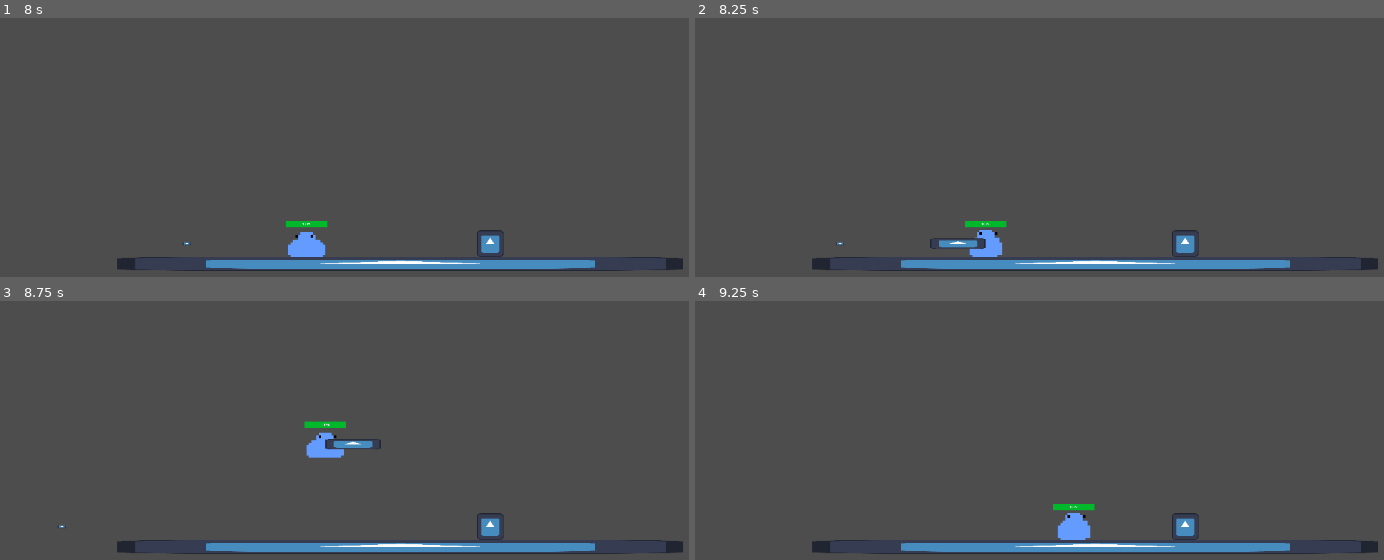
Above: before the commit, frames 1-4 (two rows, left to right).
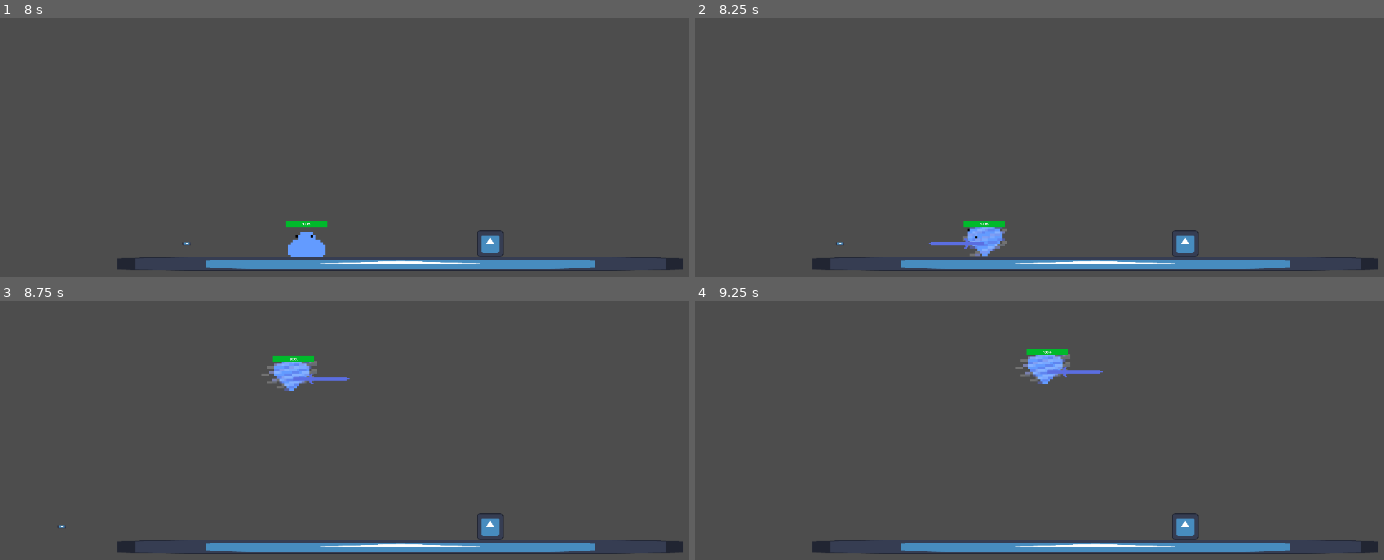
Above: after the commit, the same moments.

Repository: SnapTurtleTom/SMASH
Game: Godot game, scene res://menu.tscn
Same seed, same stepped clock (60 frames per second), same inputs: the game is played once before the commit and once after it. The engine's default icon, where the game draws it, is replaced by a stand-in: a white triangle on a blue panel in a dark square.
Inputs:
- Up to frame 1 (8 s): click "Play" at 0.5 s; tap Enter at 1.25 s; hold D (right1) 1.28-2.78 s; tap 1 (Spawn) at 1.35 s; tap W (jump1) at 1.52, 2.27, 3.77, 4.52, 5.27, 6.77, 7.52 s; tap J (left2) at 2.1 s; hold A (left1) 2.78-3.53 s; tap L (right2) at 2.85 s; hold D (right1) 3.53-5.03 s; tap S (speciala1) at 3.6 s; tap K (speciala2) at 4.35 s; hold A (left1) 5.03-5.78 s; tap X (specialb1) at 5.1 s; hold D (right1) 5.78-6.53 s; tap M (specialb2) at 5.85 s; hold A (left1) from 6.53 s (still down); tap Q (specialc1) at 6.6 s; tap O (specialc2) at 7.35 s
- Up to frame 2 (8.25 s): release A (left1) at 8.03 s; hold D (right1) from 8.03 s (still down); tap C (speciald1) at 8.1 s
- Up to frame 3 (8.75 s): keep holding D (right1); tap W (jump1) at 8.27 s
- Up to frame 4 (9.25 s): keep holding D (right1); tap N (speciald2) at 8.85 s

Frame 1 is identical in both runs. In frame 2, 0.7% of the frame differs, in the area x 33-46%, y 78-93%; in frame 3, 1.5%, in the area x 38-56%, y 21-61%; in frame 4, 1.4%.

Commit message:
fixed animations, added spinsword changes, blue blob rolling

Diff:
--- a/scenes/base.tscn
+++ /dev/null
@@ -1,155 +0,0 @@
-[gd_scene load_steps=27 format=3 uid="uid://dpkxqmw0od5pg"]
-
-[ext_resource type="Script" uid="uid://gnyj3odyxp1v" path="res://scripts/swordsman.gd" id="1_t45w4"]
-[ext_resource type="Texture2D" uid="uid://di45g56m7k84j" path="res://icon.svg" id="2_h5ip5"]
-[ext_resource type="Texture2D" uid="uid://nd7wvk668bso" path="res://sprites/idle_blue_sprites/idle_blue_blob1.png" id="2_vqfsp"]
-[ext_resource type="Script" uid="uid://ijs624qsbsdu" path="res://scripts/swordsman_attackset.gd" id="3_40w10"]
-[ext_resource type="Texture2D" uid="uid://b2hvrtopl47sc" path="res://sprites/idle_blue_sprites/idle_blue_blob2.png" id="3_i6jx3"]
-[ext_resource type="Texture2D" uid="uid://cwhoaq1hftccd" path="res://sprites/idle_blue_sprites/idle_blue_blob3.png" id="4_jn13j"]
-[ext_resource type="Texture2D" uid="uid://dr2ycb87ae1hd" path="res://sprites/idle_blue_sprites/idle_blue_blob4.png" id="5_6irmp"]
-[ext_resource type="Texture2D" uid="uid://cnh6j0s6gw5s" path="res://sprites/idle_blue_sprites/idle_blue_blob5.png" id="6_dmaw2"]
-[ext_resource type="Texture2D" uid="uid://bwomnbmki7ayf" path="res://sprites/blue_blob_attack/sword_attack/blue_blob_slash2.png" id="8_1xxg6"]
-[ext_resource type="Texture2D" uid="uid://b3mji6mo21x3m" path="res://sprites/blue_blob_attack/big_sword_attack/blue_blob_big_slash1.png" id="8_ycryd"]
-[ext_resource type="Texture2D" uid="uid://ccqmr53ptvrm3" path="res://sprites/blue_blob_attack/sword_attack/blue_blob_slash3.png" id="9_517kj"]
-[ext_resource type="Texture2D" uid="uid://dwcmn71hgtc4m" path="res://sprites/blue_blob_attack/big_sword_attack/blue_blob_big_slash2.png" id="9_ystrd"]
-[ext_resource type="Texture2D" uid="uid://cgsrrtnqlswk5" path="res://sprites/blue_blob_attack/big_sword_attack/blue_blob_big_slash3.png" id="10_isyof"]
-[ext_resource type="Texture2D" uid="uid://bs3und1r0jepv" path="res://sprites/blue_blob_attack/sword_attack/blue_blob_slash4.png" id="10_ot4hf"]
-[ext_resource type="Texture2D" uid="uid://dh52wk1anry6b" path="res://sprites/blue_blob_attack/big_sword_attack/blue_blob_big_slash4.png" id="11_uo6h6"]
-[ext_resource type="Texture2D" uid="uid://drtr04s08tk2n" path="res://sprites/blue_blob_attack/sword_attack/blue_blob_slash5.png" id="11_vciil"]
-[ext_resource type="Texture2D" uid="uid://cx7jr4x7y7j2u" path="res://sprites/blue_blob_attack/sword_attack/blue_blob_slash6.png" id="12_ycryd"]
-
-[sub_resource type="CircleShape2D" id="CircleShape2D_0e48y"]
-radius = 64.1249
-
-[sub_resource type="SpriteFrames" id="SpriteFrames_1xxg6"]
-animations = [{
-"frames": [{
-"duration": 1.0,
-"texture": ExtResource("2_vqfsp")
-}, {
-"duration": 1.0,
-"texture": ExtResource("3_i6jx3")
-}, {
-"duration": 1.0,
-"texture": ExtResource("4_jn13j")
-}, {
-"duration": 1.0,
-"texture": ExtResource("5_6irmp")
-}, {
-"duration": 1.0,
-"texture": ExtResource("6_dmaw2")
-}],
-"loop": true,
-"name": &"default",
-"speed": 5.0
-}]
-
-[sub_resource type="CircleShape2D" id="CircleShape2D_8rhti"]
-radius = 350.036
-
-[sub_resource type="SpriteFrames" id="SpriteFrames_b085t"]
-animations = [{
-"frames": [{
-"duration": 1.0,
-"texture": ExtResource("8_ycryd")
-}, {
-"duration": 1.0,
-"texture": ExtResource("9_ystrd")
-}, {
-"duration": 1.0,
-"texture": ExtResource("10_isyof")
-}, {
-"duration": 1.0,
-"texture": ExtResource("11_uo6h6")
-}],
-"loop": true,
-"name": &"default",
-"speed": 24.0
-}]
-
-[sub_resource type="RectangleShape2D" id="RectangleShape2D_e4ynd"]
-size = Vector2(193.196, 476)
-
-[sub_resource type="SpriteFrames" id="SpriteFrames_ystrd"]
-animations = [{
-"frames": [{
-"duration": 1.0,
-"texture": ExtResource("8_1xxg6")
-}, {
-"duration": 1.0,
-"texture": ExtResource("9_517kj")
-}, {
-"duration": 1.0,
-"texture": ExtResource("10_ot4hf")
-}, {
-"duration": 1.0,
-"texture": ExtResource("11_vciil")
-}, {
-"duration": 1.0,
-"texture": ExtResource("12_ycryd")
-}],
-"loop": true,
-"name": &"default",
-"speed": 15.0
-}]
-
-[sub_resource type="RectangleShape2D" id="RectangleShape2D_1xxg6"]
-size = Vector2(268, 50)
-
-[sub_resource type="StyleBoxFlat" id="StyleBoxFlat_1xxg6"]
-bg_color = Color(1.58831e-06, 0.726311, 0.168332, 1)
-
-[sub_resource type="Theme" id="Theme_517kj"]
-ProgressBar/styles/fill = SubResource("StyleBoxFlat_1xxg6")
-
-[node name="swordsman" type="CharacterBody2D"]
-collision_mask = 3
-script = ExtResource("1_t45w4")
-
-[node name="swordsman_hurtbox" type="CollisionShape2D" parent="."]
-shape = SubResource("CircleShape2D_0e48y")
-
-[node name="swordsman_animated_sprite" type="AnimatedSprite2D" parent="swordsman_hurtbox"]
-scale = Vector2(12, 12)
-sprite_frames = SubResource("SpriteFrames_1xxg6")
-autoplay = "default"
-
-[node name="swordsman_attackset" type="Area2D" parent="."]
-collision_layer = 2
-script = ExtResource("3_40w10")
-
-[node name="bigsword" type="CollisionShape2D" parent="swordsman_attackset"]
-shape = SubResource("CircleShape2D_8rhti")
-
-[node name="bigsword_animated_sprite" type="AnimatedSprite2D" parent="swordsman_attackset/bigsword"]
-position = Vector2(7.7486e-06, -34.0001)
-scale = Vector2(10.9855, 12.2535)
-sprite_frames = SubResource("SpriteFrames_b085t")
-autoplay = "default"
-
-[node name="sword" type="CollisionShape2D" parent="swordsman_attackset"]
-position = Vector2(161.5, -43.5)
-scale = Vector2(1.67188, 0.25)
-shape = SubResource("RectangleShape2D_e4ynd")
-
-[node name="sword_animated_sprite" type="AnimatedSprite2D" parent="swordsman_attackset/sword"]
-position = Vector2(8.58307e-05, 0)
-scale = Vector2(3.78815, 28)
-sprite_frames = SubResource("SpriteFrames_ystrd")
-autoplay = "default"
-
-[node name="spinsword" type="CollisionShape2D" parent="swordsman_attackset"]
-position = Vector2(134, 0)
-shape = SubResource("RectangleShape2D_1xxg6")
-
-[node name="Sprite2D" type="Sprite2D" parent="swordsman_attackset/spinsword"]
-position = Vector2(-1.14441e-05, -4.76837e-07)
-scale = Vector2(2.09375, 0.390625)
-texture = ExtResource("2_h5ip5")
-
-[node name="HealthBar" type="ProgressBar" parent="."]
-offset_left = -100.0
-offset_top = -109.0
-offset_right = 100.0
-offset_bottom = -80.0
-theme = SubResource("Theme_517kj")
--- a/scenes/gunner.tscn
+++ b/scenes/gunner.tscn
@@ -6,7 +6,7 @@
 [sub_resource type="CircleShape2D" id="CircleShape2D_e8ncc"]
 radius = 64.0
 
-[node name="Gunner" type="CharacterBody2D"]
+[node name="gunner" type="CharacterBody2D"]
 script = ExtResource("1_dq2hc")
 
 [node name="Sprite2D" type="Sprite2D" parent="."]
--- /dev/null
+++ b/scenes/swordsman.tscn
@@ -0,0 +1,239 @@
+[gd_scene load_steps=42 format=3 uid="uid://dpkxqmw0od5pg"]
+
+[ext_resource type="Script" uid="uid://gnyj3odyxp1v" path="res://scripts/swordsman.gd" id="1_6i2fm"]
+[ext_resource type="Texture2D" uid="uid://nd7wvk668bso" path="res://sprites/idle_blue_sprites/idle_blue_blob1.png" id="2_ncrap"]
+[ext_resource type="Texture2D" uid="uid://b2hvrtopl47sc" path="res://sprites/idle_blue_sprites/idle_blue_blob2.png" id="3_11fqc"]
+[ext_resource type="Texture2D" uid="uid://cwhoaq1hftccd" path="res://sprites/idle_blue_sprites/idle_blue_blob3.png" id="4_tbyuo"]
+[ext_resource type="Texture2D" uid="uid://dr2ycb87ae1hd" path="res://sprites/idle_blue_sprites/idle_blue_blob4.png" id="5_qxl16"]
+[ext_resource type="Texture2D" uid="uid://cnh6j0s6gw5s" path="res://sprites/idle_blue_sprites/idle_blue_blob5.png" id="6_vj5qx"]
+[ext_resource type="Script" uid="uid://ijs624qsbsdu" path="res://scripts/swordsman_attackset.gd" id="7_32w2b"]
+[ext_resource type="Texture2D" uid="uid://dopppwadgytmg" path="res://sprites/spinning_blue_sprites/spinning_blue_blob1.png" id="7_qxl16"]
+[ext_resource type="Texture2D" uid="uid://b3mji6mo21x3m" path="res://sprites/blue_blob_attack/big_sword_attack/blue_blob_big_slash1.png" id="8_nnse2"]
+[ext_resource type="Texture2D" uid="uid://cm03g02ea4kxd" path="res://sprites/spinning_blue_sprites/spinning_blue_blob2.png" id="8_vj5qx"]
+[ext_resource type="Texture2D" uid="uid://dwcmn71hgtc4m" path="res://sprites/blue_blob_attack/big_sword_attack/blue_blob_big_slash2.png" id="9_4y5hj"]
+[ext_resource type="Texture2D" uid="uid://bitlqj5ic7f6v" path="res://sprites/spinning_blue_sprites/spinning_blue_blob3.png" id="9_32w2b"]
+[ext_resource type="Texture2D" uid="uid://cgsrrtnqlswk5" path="res://sprites/blue_blob_attack/big_sword_attack/blue_blob_big_slash3.png" id="10_ai3mq"]
+[ext_resource type="Texture2D" uid="uid://dnbq5yh6kr0nw" path="res://sprites/spinning_blue_sprites/spinning_blue_blob4.png" id="10_nnse2"]
+[ext_resource type="Texture2D" uid="uid://dh52wk1anry6b" path="res://sprites/blue_blob_attack/big_sword_attack/blue_blob_big_slash4.png" id="11_arqf2"]
+[ext_resource type="Texture2D" uid="uid://pfcbeqaux6w7" path="res://sprites/rolling_blue_blob_sprites/blue_blob_rolling1.png" id="11_r8ub6"]
+[ext_resource type="Texture2D" uid="uid://c321ha6yodt5g" path="res://sprites/rolling_blue_blob_sprites/blue_blob_rolling2.png" id="12_5n52e"]
+[ext_resource type="Texture2D" uid="uid://bwomnbmki7ayf" path="res://sprites/blue_blob_attack/sword_attack/blue_blob_slash2.png" id="12_p42uh"]
+[ext_resource type="Texture2D" uid="uid://c2hlljghcy3r2" path="res://sprites/rolling_blue_blob_sprites/blue_blob_rolling3.png" id="13_o7hj1"]
+[ext_resource type="Texture2D" uid="uid://ccqmr53ptvrm3" path="res://sprites/blue_blob_attack/sword_attack/blue_blob_slash3.png" id="13_r8ub6"]
+[ext_resource type="Texture2D" uid="uid://bs3und1r0jepv" path="res://sprites/blue_blob_attack/sword_attack/blue_blob_slash4.png" id="14_5n52e"]
+[ext_resource type="Texture2D" uid="uid://c3ovrlgv5od45" path="res://sprites/rolling_blue_blob_sprites/blue_blob_rolling4.png" id="14_cbeiu"]
+[ext_resource type="Texture2D" uid="uid://drtr04s08tk2n" path="res://sprites/blue_blob_attack/sword_attack/blue_blob_slash5.png" id="15_o7hj1"]
+[ext_resource type="Texture2D" uid="uid://o6faq34kpdir" path="res://sprites/rolling_blue_blob_sprites/blue_blob_rolling5.png" id="15_pq5me"]
+[ext_resource type="Texture2D" uid="uid://dfvpai7b81ju7" path="res://sprites/rolling_blue_blob_sprites/blue_blob_rolling6.png" id="16_bsxtd"]
+[ext_resource type="Texture2D" uid="uid://cx7jr4x7y7j2u" path="res://sprites/blue_blob_attack/sword_attack/blue_blob_slash6.png" id="16_cbeiu"]
+[ext_resource type="Texture2D" uid="uid://bacu015jdp8bi" path="res://sprites/blue_blob_attack/spinsword_attack/blue_sword_sprite.png" id="17_pq5me"]
+[ext_resource type="Texture2D" uid="uid://dxfy1qvxc3pcc" path="res://sprites/rolling_blue_blob_sprites/blue_blob_rolling7.png" id="17_y0gk3"]
+[ext_resource type="Texture2D" uid="uid://cmvlykpk4nwob" path="res://sprites/rolling_blue_blob_sprites/blue_blob_rolling8.png" id="18_on3w6"]
+[ext_resource type="Texture2D" path="res://sprites/player_types1.png" id="19_5n52e"]
+
+[sub_resource type="CircleShape2D" id="CircleShape2D_0e48y"]
+radius = 64.1249
+
+[sub_resource type="SpriteFrames" id="SpriteFrames_1xxg6"]
+animations = [{
+"frames": [{
+"duration": 1.0,
+"texture": ExtResource("2_ncrap")
+}, {
+"duration": 1.0,
+"texture": ExtResource("3_11fqc")
+}, {
+"duration": 1.0,
+"texture": ExtResource("4_tbyuo")
+}, {
+"duration": 1.0,
+"texture": ExtResource("5_qxl16")
+}, {
+"duration": 1.0,
+"texture": ExtResource("6_vj5qx")
+}],
+"loop": true,
+"name": &"default",
+"speed": 5.0
+}]
+
+[sub_resource type="SpriteFrames" id="SpriteFrames_4y5hj"]
+animations = [{
+"frames": [{
+"duration": 1.0,
+"texture": ExtResource("7_qxl16")
+}, {
+"duration": 1.0,
+"texture": ExtResource("8_vj5qx")
+}, {
+"duration": 1.0,
+"texture": ExtResource("9_32w2b")
+}, {
+"duration": 1.0,
+"texture": ExtResource("10_nnse2")
+}],
+"loop": true,
+"name": &"default",
+"speed": 15.0
+}]
+
+[sub_resource type="SpriteFrames" id="SpriteFrames_i4tte"]
+animations = [{
+"frames": [{
+"duration": 1.0,
+"texture": ExtResource("11_r8ub6")
+}, {
+"duration": 1.0,
+"texture": ExtResource("12_5n52e")
+}, {
+"duration": 1.0,
+"texture": ExtResource("13_o7hj1")
+}, {
+"duration": 1.0,
+"texture": ExtResource("14_cbeiu")
+}, {
+"duration": 1.0,
+"texture": ExtResource("15_pq5me")
+}, {
+"duration": 1.0,
+"texture": ExtResource("16_bsxtd")
+}, {
+"duration": 1.0,
+"texture": ExtResource("17_y0gk3")
+}, {
+"duration": 1.0,
+"texture": ExtResource("18_on3w6")
+}],
+"loop": true,
+"name": &"default",
+"speed": 30.0
+}]
+
+[sub_resource type="CircleShape2D" id="CircleShape2D_8rhti"]
+radius = 350.036
+
+[sub_resource type="SpriteFrames" id="SpriteFrames_b085t"]
+animations = [{
+"frames": [{
+"duration": 1.0,
+"texture": ExtResource("8_nnse2")
+}, {
+"duration": 1.0,
+"texture": ExtResource("9_4y5hj")
+}, {
+"duration": 1.0,
+"texture": ExtResource("10_ai3mq")
+}, {
+"duration": 1.0,
+"texture": ExtResource("11_arqf2")
+}],
+"loop": true,
+"name": &"default",
+"speed": 24.0
+}]
+
+[sub_resource type="RectangleShape2D" id="RectangleShape2D_e4ynd"]
+size = Vector2(193.196, 476)
+
+[sub_resource type="SpriteFrames" id="SpriteFrames_ystrd"]
+animations = [{
+"frames": [{
+"duration": 1.0,
+"texture": ExtResource("12_p42uh")
+}, {
+"duration": 1.0,
+"texture": ExtResource("13_r8ub6")
+}, {
+"duration": 1.0,
+"texture": ExtResource("14_5n52e")
+}, {
+"duration": 1.0,
+"texture": ExtResource("15_o7hj1")
+}, {
+"duration": 1.0,
+"texture": ExtResource("16_cbeiu")
+}],
+"loop": true,
+"name": &"default",
+"speed": 15.0
+}]
+
+[sub_resource type="RectangleShape2D" id="RectangleShape2D_1xxg6"]
+size = Vector2(268, 50)
+
+[sub_resource type="StyleBoxFlat" id="StyleBoxFlat_1xxg6"]
+bg_color = Color(1.58831e-06, 0.726311, 0.168332, 1)
+
+[sub_resource type="Theme" id="Theme_517kj"]
+ProgressBar/styles/fill = SubResource("StyleBoxFlat_1xxg6")
+
+[node name="swordsman" type="CharacterBody2D"]
+collision_mask = 3
+script = ExtResource("1_6i2fm")
+
+[node name="swordsman_hitbox" type="CollisionShape2D" parent="."]
+shape = SubResource("CircleShape2D_0e48y")
+
+[node name="swordsman_idle" type="AnimatedSprite2D" parent="swordsman_hitbox"]
+scale = Vector2(12, 12)
+sprite_frames = SubResource("SpriteFrames_1xxg6")
+autoplay = "default"
+
+[node name="swordsman_spinning" type="AnimatedSprite2D" parent="swordsman_hitbox"]
+visible = false
+position = Vector2(-9, -12)
+scale = Vector2(12, 12)
+sprite_frames = SubResource("SpriteFrames_4y5hj")
+autoplay = "default"
+
+[node name="swordsman_rolling" type="AnimatedSprite2D" parent="swordsman_hitbox"]
+visible = false
+scale = Vector2(12, 12)
+sprite_frames = SubResource("SpriteFrames_i4tte")
+autoplay = "default"
+
+[node name="player1icon" type="Sprite2D" parent="swordsman_hitbox"]
+position = Vector2(0, -99)
+texture = ExtResource("19_5n52e")
+
+[node name="player2icon" type="Sprite2D" parent="swordsman_hitbox"]
+
+[node name="swordsman_attackset" type="Area2D" parent="."]
+collision_layer = 2
+script = ExtResource("7_32w2b")
+
+[node name="bigsword" type="CollisionShape2D" parent="swordsman_attackset"]
+shape = SubResource("CircleShape2D_8rhti")
+
+[node name="bigsword_animated_sprite" type="AnimatedSprite2D" parent="swordsman_attackset/bigsword"]
+position = Vector2(6.10352e-05, -1.43051e-06)
+scale = Vector2(10.9855, 12.2535)
+sprite_frames = SubResource("SpriteFrames_b085t")
+autoplay = "default"
+
+[node name="sword" type="CollisionShape2D" parent="swordsman_attackset"]
+position = Vector2(161.5, -43.5)
+scale = Vector2(1.67188, 0.25)
+shape = SubResource("RectangleShape2D_e4ynd")
+
+[node name="sword_animated_sprite" type="AnimatedSprite2D" parent="swordsman_attackset/sword"]
+position = Vector2(8.58307e-05, 0)
+scale = Vector2(3.78815, 28)
+sprite_frames = SubResource("SpriteFrames_ystrd")
+autoplay = "default"
+
+[node name="spinsword" type="CollisionShape2D" parent="swordsman_attackset"]
+position = Vector2(134, 0)
+shape = SubResource("RectangleShape2D_1xxg6")
+
+[node name="Sprite2D" type="Sprite2D" parent="swordsman_attackset/spinsword"]
+position = Vector2(0, -4.76837e-07)
+scale = Vector2(6.38095, 5.55556)
+texture = ExtResource("17_pq5me")
+
+[node name="HealthBar" type="ProgressBar" parent="."]
+offset_left = -100.0
+offset_top = -109.0
+offset_right = 100.0
+offset_bottom = -80.0
+theme = SubResource("Theme_517kj")
--- a/scripts/grapplingHook.gd
+++ b/scripts/grapplingHook.gd
@@ -1,6 +1,6 @@
 extends Area2D
 
-var player = preload("res://scenes/base.tscn")
+var player = preload("res://scenes/swordsman.tscn")
 @export var speed = 800.0
 @export var projectile_damage = 5
 var direction := Vector2.RIGHT
--- a/scripts/start.gd
+++ b/scripts/start.gd
@@ -1,5 +1,5 @@
 extends Node2D
-var base = preload("res://scenes/base.tscn")
+var base = preload("res://scenes/swordsman.tscn")
 var gunner = preload("res://scenes/gunner.tscn")
 var key_pressed : String
 var starting_player_type = 0
@@ -18,21 +18,22 @@
 		if key_pressed == "1":
 			starting_player_type += 1
 			var new = base.instantiate()
-			new.position = Vector2(-1000, -500)
 			if starting_player_type == 1:
 				new.player_type = 1
 				print(new.player_type)
+				new.position = Vector2(-1000, -500)
 			elif starting_player_type == 2:
 				new.player_type = 2
 				print(new.player_type)
+				new.position = Vector2(1000, -500)
 			add_child(new)
-			Global.player1 = get_node("/root/Node2D/Player")
+			Global.player1 = get_node("/root/Node2D/swordsman")
 
 		elif key_pressed == "2":
 			var new = gunner.instantiate()
 			new.position = Vector2(-1000, -500)
 			add_child(new)
-			Global.player2 = get_node("/root/Node2D/Gunner")
+			Global.player2 = get_node("/root/Node2D/gunner")
 
 		while Input.is_action_just_pressed("Spawn"):
 			await get_tree().process_frame
--- a/scripts/swordsman.gd
+++ b/scripts/swordsman.gd
@@ -56,9 +56,9 @@
 	$HealthBar.value = health
 
 	if facing_direction.x == -1:
-		$swordsman_hurtbox/swordsman_animated_sprite.flip_h = true
+		$swordsman_hitbox/swordsman_idle.flip_h = true
 	elif facing_direction.x == 1:
-		$swordsman_hurtbox/swordsman_animated_sprite.flip_h = false
+		$swordsman_hitbox/swordsman_idle.flip_h = false
 
 
 	if Input.is_action_just_pressed(speciala) and $swordsman_attackset.sword_on == false and attack_cooldown_on == false:
--- a/scripts/swordsman_attackset.gd
+++ b/scripts/swordsman_attackset.gd
@@ -22,7 +22,7 @@
 
 func sword_attack():
 	current_damage = sword_damage
-	current_knockback = sword_damage
+	current_knockback = 12.5
 	dir = owner_node.facing_direction
 	scale.x = owner_node.facing_direction.x
 	$sword.visible = true
@@ -35,12 +35,16 @@
 
 func big_sword_attack():
 	current_damage = big_sword_damage
-	current_knockback = 15
+	current_knockback = 17.5
 	dir = owner_node.facing_direction
+	get_parent().get_node("swordsman_hitbox/swordsman_idle").visible = false
+	get_parent().get_node("swordsman_hitbox/swordsman_rolling").visible = true
 	$bigsword.visible = true
 	$bigsword.disabled = false
 	sword_on = true
 	await get_tree().create_timer(0.5).timeout
+	get_parent().get_node("swordsman_hitbox/swordsman_idle").visible = true
+	get_parent().get_node("swordsman_hitbox/swordsman_rolling").visible = false
 	sword_on = false
 	$bigsword.visible = false
 	$bigsword.disabled = true
@@ -48,15 +52,27 @@
 func spin_sword_attack():
 	current_damage = spin_sword_damage
 	current_knockback = 20
+	dir = Vector2(scale.x / 2, -1)
+	owner_node.speed = 1500.0
+	owner_node.acceleration = 1000.0
+	owner_node.gravity = 3000
+	get_parent().get_node("swordsman_hitbox/swordsman_idle").visible = false
+	get_parent().get_node("swordsman_hitbox/swordsman_spinning").visible = true
 	sword_on = true
-	dir = Vector2(scale.x / 3, -1)
 	$spinsword.visible = true
 	$spinsword.disabled = false
-	for i in 5:
+	for i in 10:
 		await get_tree().create_timer(0.05).timeout
 		scale.x = 1
+		dir = Vector2(scale.x / 3, -1)
 		await get_tree().create_timer(0.05).timeout
 		scale.x = -1
+		dir = Vector2(scale.x / 3, -1)
+	owner_node.speed = 500.0
+	owner_node.acceleration = 2000.0
+	owner_node.gravity = 6000.0
+	get_parent().get_node("swordsman_hitbox/swordsman_idle").visible = true
+	get_parent().get_node("swordsman_hitbox/swordsman_spinning").visible = false
 	sword_on = false
 	$spinsword.visible = false
 	$spinsword.disabled = true
Binary file added: sprites/blue_blob_attack/spinsword_attack/blue_sword_sprite.png
Not shown, added: sprites/blue_blob_attack/spinsword_attack/blue_sword_sprite.png.import
Binary file added: sprites/rolling_blue_blob_sprites/blue_blob_rolling1.png
Not shown, added: sprites/rolling_blue_blob_sprites/blue_blob_rolling1.png.import
Binary file added: sprites/rolling_blue_blob_sprites/blue_blob_rolling2.png
Not shown, added: sprites/rolling_blue_blob_sprites/blue_blob_rolling2.png.import
Binary file added: sprites/rolling_blue_blob_sprites/blue_blob_rolling3.png
Not shown, added: sprites/rolling_blue_blob_sprites/blue_blob_rolling3.png.import
Binary file added: sprites/rolling_blue_blob_sprites/blue_blob_rolling4.png
Not shown, added: sprites/rolling_blue_blob_sprites/blue_blob_rolling4.png.import
Binary file added: sprites/rolling_blue_blob_sprites/blue_blob_rolling5.png
Not shown, added: sprites/rolling_blue_blob_sprites/blue_blob_rolling5.png.import
(and 15 more such lines)
